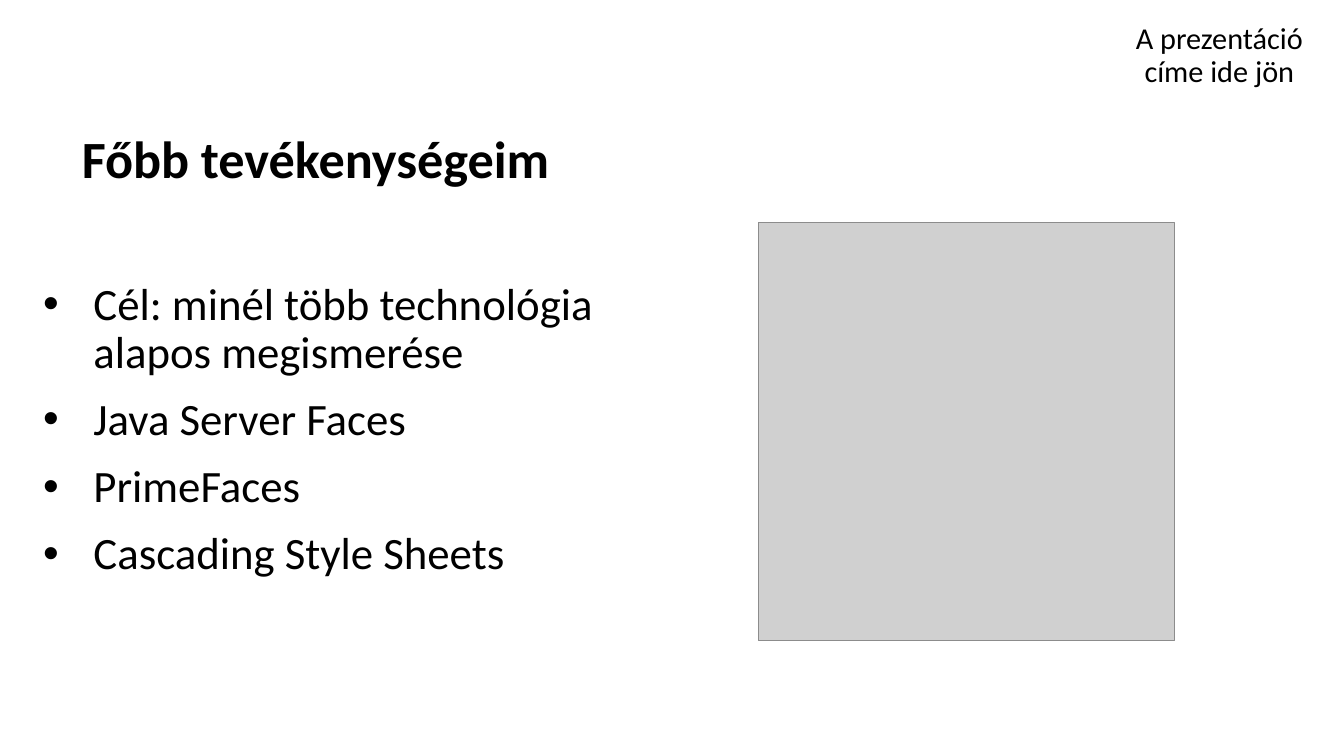
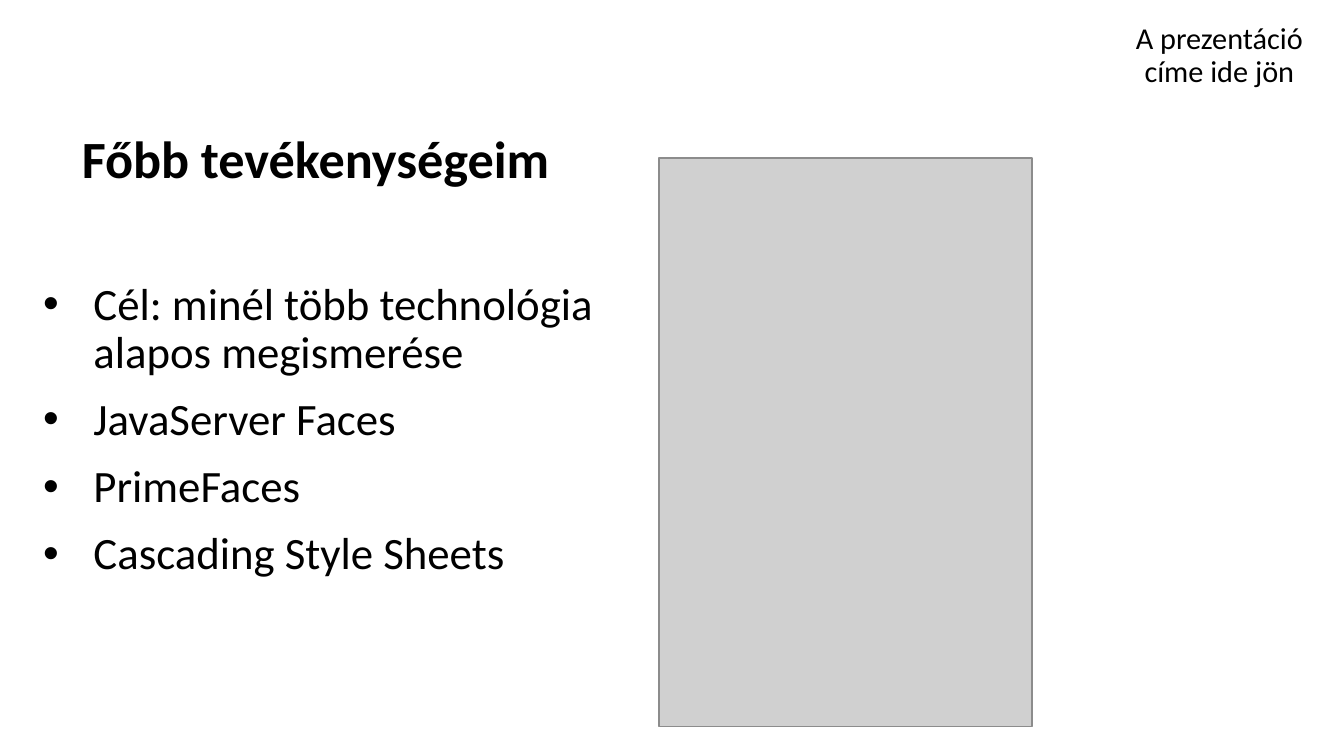
Before and after one commit to schonherz-java-ee-2016-summer/project, a slide deck: slide 5 of presentations/venue/nagykeri_bence/nagykeri_bence_prezi.pptx. Drawn at 1344x756 pixels with LibreOffice and Linux fonts; fonts in the diff are those of the drawing; grey boxes stand for pictures; background and template pictures are left out. Boxes give left, top, right and bottom in pixels: in the first picture for what was removed or moved away, otherwise in the second. Text is boxed around its words. In the diff, an @@ line names an element or a change of style, - is before the commit and + after.

```diff
--- a/presentations/venue/nagykeri_bence/nagykeri_bence_prezi.pptx
+++ b/presentations/venue/nagykeri_bence/nagykeri_bence_prezi.pptx
@@ picture added at <box>659,159,1032,727</box> @@
@@ picture removed at <box>758,223,1175,641</box> @@
@@ text at <box>93,406,396,436</box>: spaces changed @@
-• Java Server Faces
+• JavaServer Faces
```
Also in this commit, not shown: 2 other slides changed, 1 slide added.
